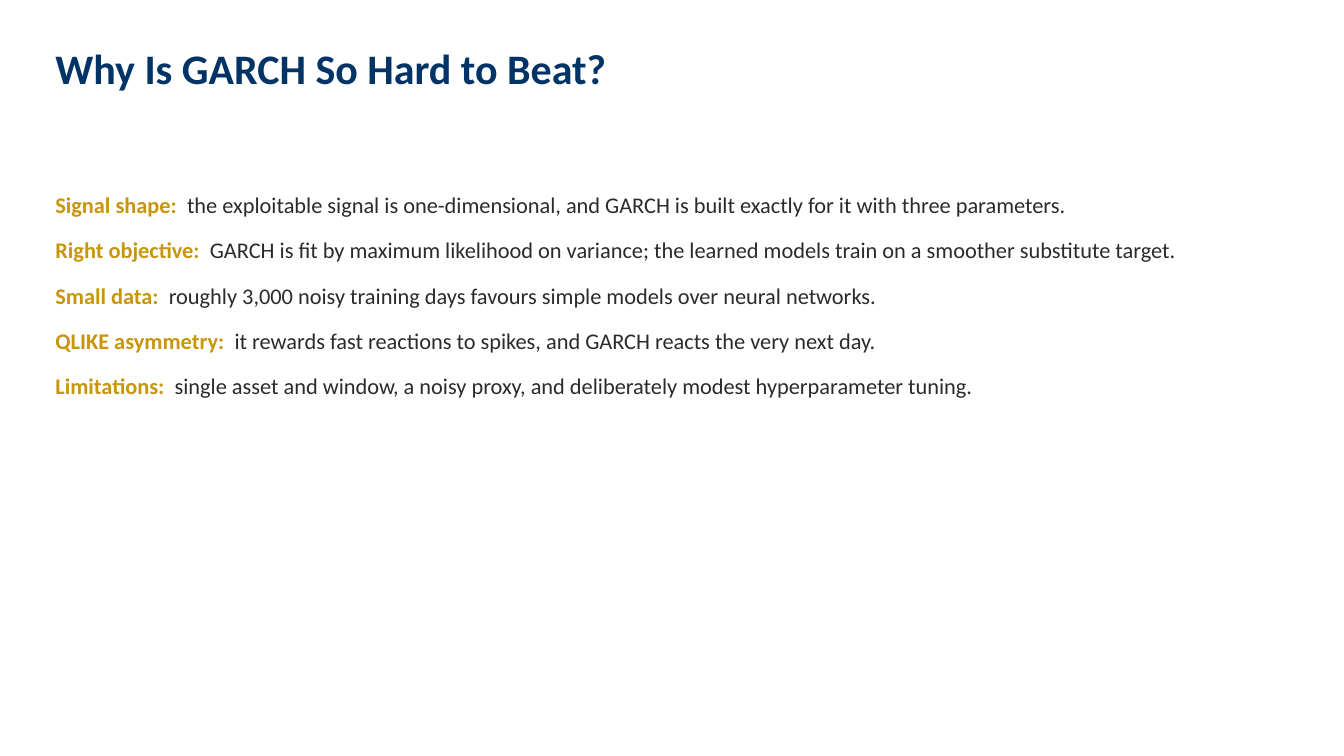
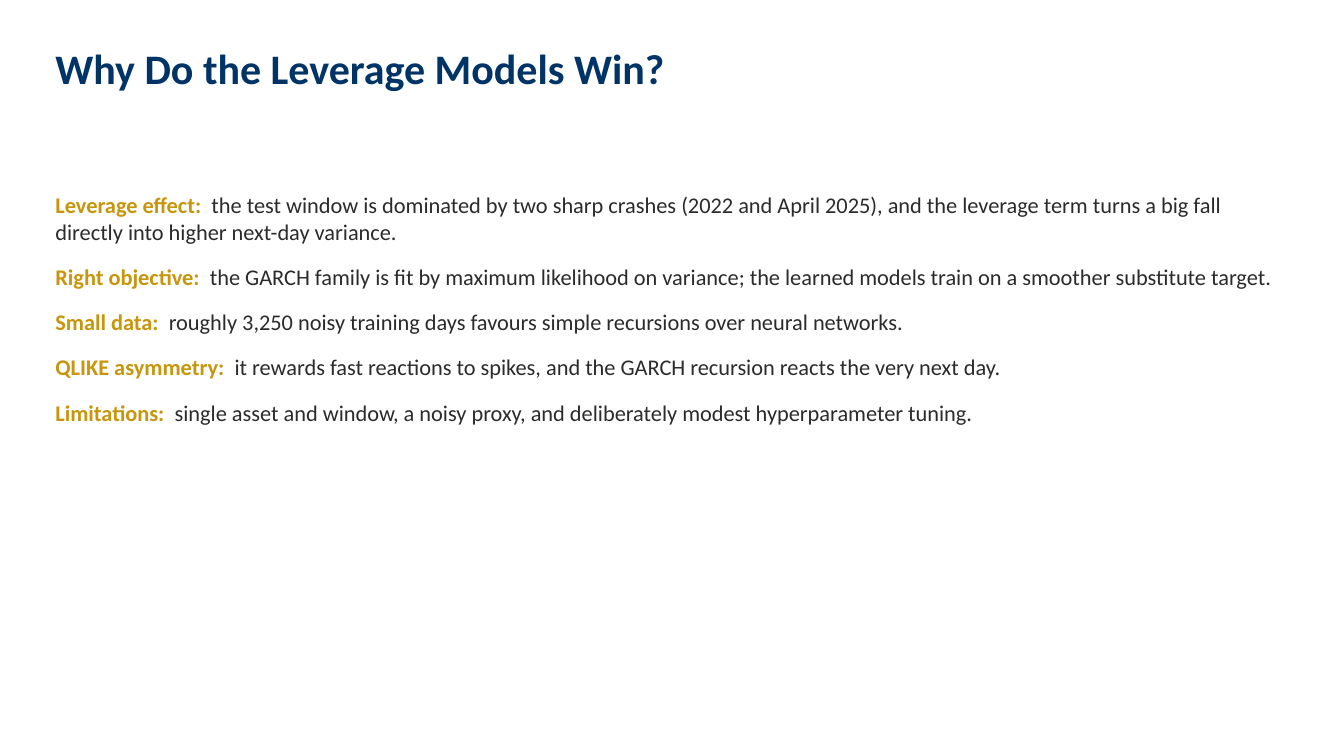
Before and after one commit to iitgF/T9, a slide deck: slide 11 of Project_Video_Presentation.pptx. Drawn at 1344x756 pixels with LibreOffice and Linux fonts; fonts in the diff are those of the drawing. Boxes give left, top, right and bottom in pixels: in the first picture for what was removed or moved away, otherwise in the second. Text is boxed around its words. In the diff, an @@ line names an element or a change of style, - is before the commit and + after.

```diff
--- a/Project_Video_Presentation.pptx
+++ b/Project_Video_Presentation.pptx
@@ text at bbox=[55, 54, 664, 91]: text changed @@
-Why Is GARCH So Hard to Beat?
+Why Do the Leverage Models Win?
@@ text at bbox=[55, 197, 1271, 379]: text changed @@
-Signal shape: the exploitable signal is one-dimensional, and GARCH is built exactly for it with three parameters.
-Right objective: GARCH is fit by maximum likelihood on variance; the learned models train on a smoother substitute target.
-Small data: roughly 3,000 noisy training days favours simple models over neural networks.
-QLIKE asymmetry: it rewards fast reactions to spikes, and GARCH reacts the very next day.
+Leverage effect: the test window is dominated by two sharp crashes (2022 and April 2025), and the leverage term turns a big fall directly into higher next-day variance.
+Right objective: the GARCH family is fit by maximum likelihood on variance; the learned models train on a smoother substitute target.
+Small data: roughly 3,250 noisy training days favours simple recursions over neural networks.
+QLIKE asymmetry: it rewards fast reactions to spikes, and the GARCH recursion reacts the very next day.
```
Also in this commit, not shown: 4 other slides changed, 9 other files.
